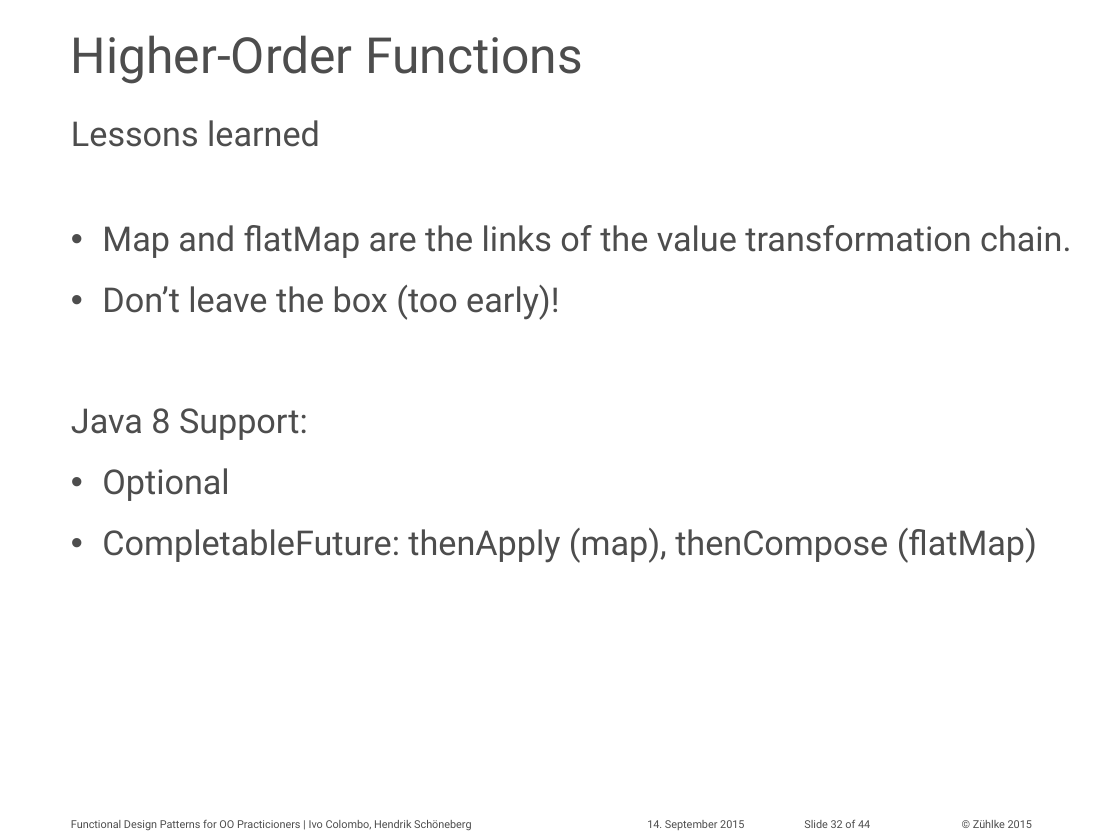
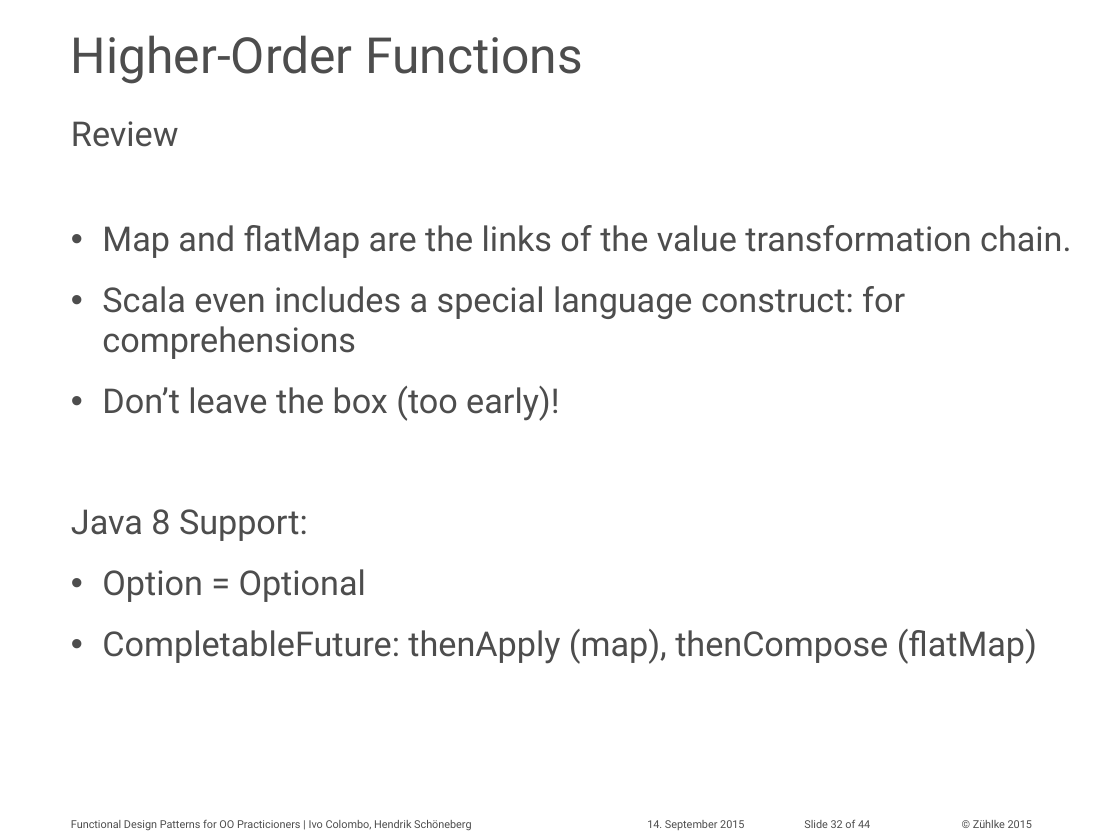
Before and after one commit to aax/zdays-fp-patterns, a slide deck: slide 32 of Functional Design Patterns for OO Practitioners.pptx. Drawn at 1120x840 pixels with LibreOffice and Linux fonts; fonts in the diff are those of the drawing. Boxes give left, top, right and bottom in pixels: in the first picture for what was removed or moved away, otherwise in the second. Text is boxed around its words. In the diff, an @@ line names an element or a change of style, - is before the commit and + after.

Commit message:
for comprehensions

```diff
--- a/Functional Design Patterns for OO Practitioners.pptx
+++ b/Functional Design Patterns for OO Practitioners.pptx
@@ text at (71, 121, 179, 147): text changed @@
-Lessons learned
+Review
@@ text at (102, 286, 905, 359): paragraph added @@
+• Scala even includes a special language construct: for comprehensions
@@ text at (102, 569, 366, 602): text changed @@
-• Optional
+• Option = Optional
```
Also in this commit, not shown: 3 other files.
